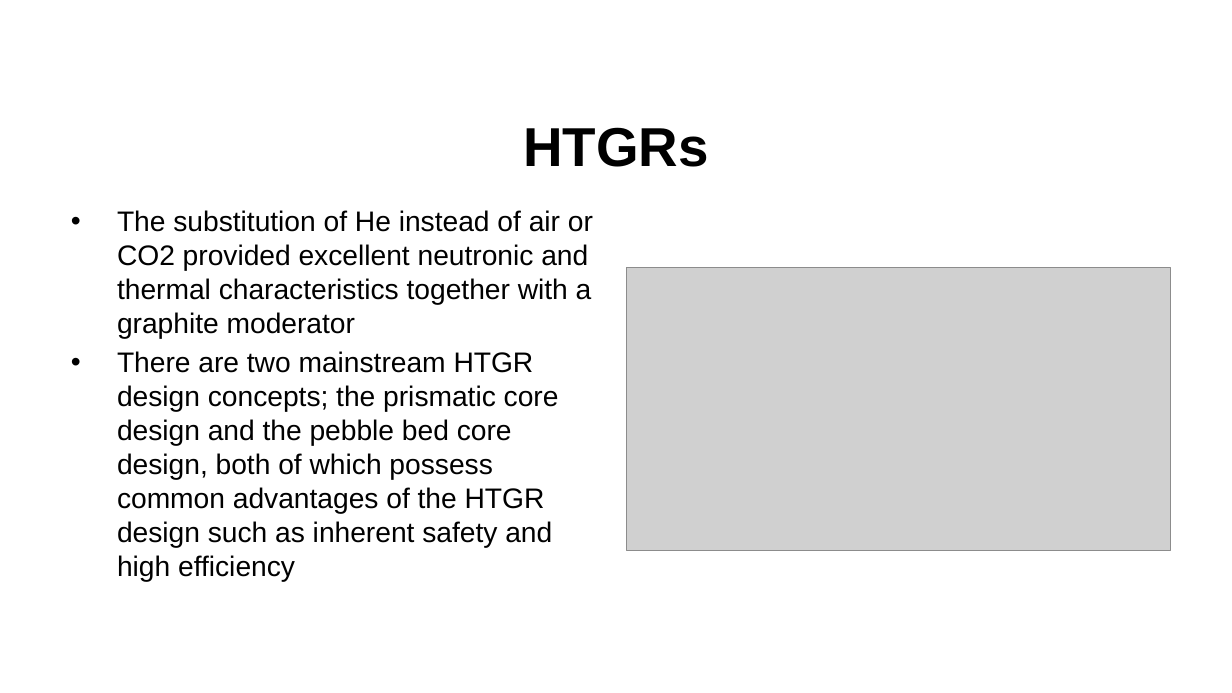
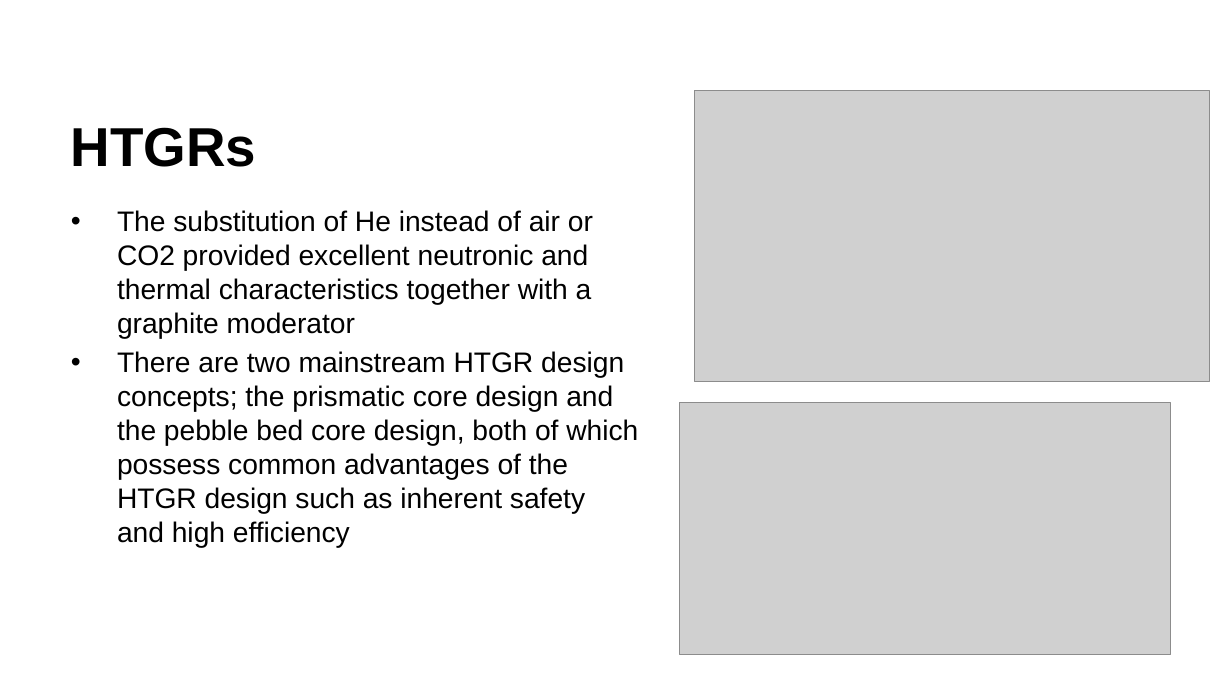
Before and after one commit to benbeeler/TEACHING, a slide deck: slide 5 of Advanced Reactor Materials/Fall2025/Lec2_TRISO.pptx. Drawn at 1232x693 pixels with LibreOffice and Linux fonts; fonts in the diff are those of the drawing; grey boxes stand for pictures; background and template pictures are left out. Boxes give left, top, right and bottom in pixels: in the first picture for what was removed or moved away, otherwise in the second. Text is boxed around its words. In the diff, an @@ line names an element or a change of style, - is before the commit and + after.

```diff
--- a/Advanced Reactor Materials/Fall2025/Lec2_TRISO.pptx
+++ b/Advanced Reactor Materials/Fall2025/Lec2_TRISO.pptx
@@ title "HTGRs" at (71, 127, 257, 167): alignment centre to left @@
@@ picture added at (695, 91, 1210, 382) @@
@@ text "The substitution of He instead ..." rewrapped from (117, 210, 593, 582) to (117, 210, 638, 548) @@
@@ picture removed at (627, 268, 1171, 550) @@
@@ picture added at (680, 403, 1171, 655) @@
```
Also in this commit, not shown: 6 other slides changed, 1 slide added, 6 other files.
